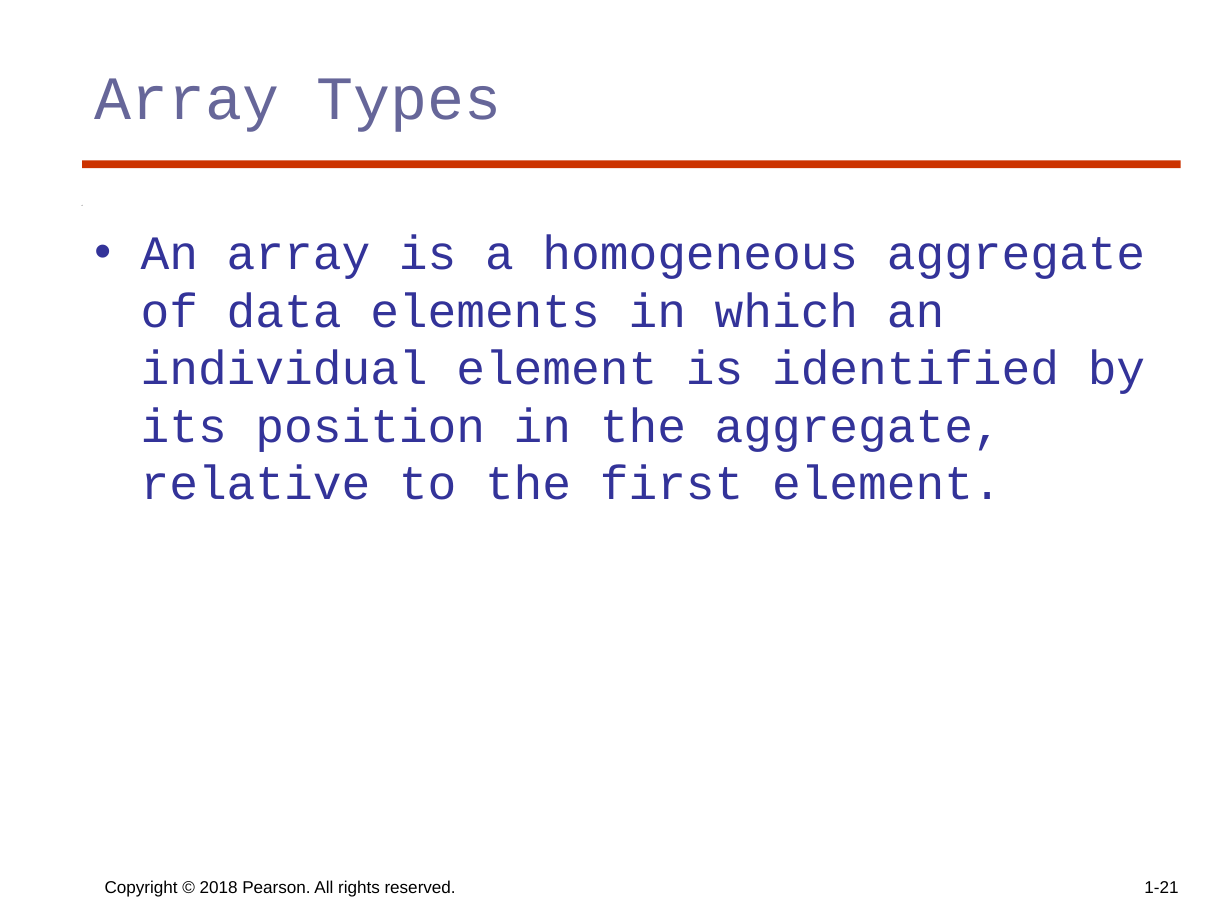
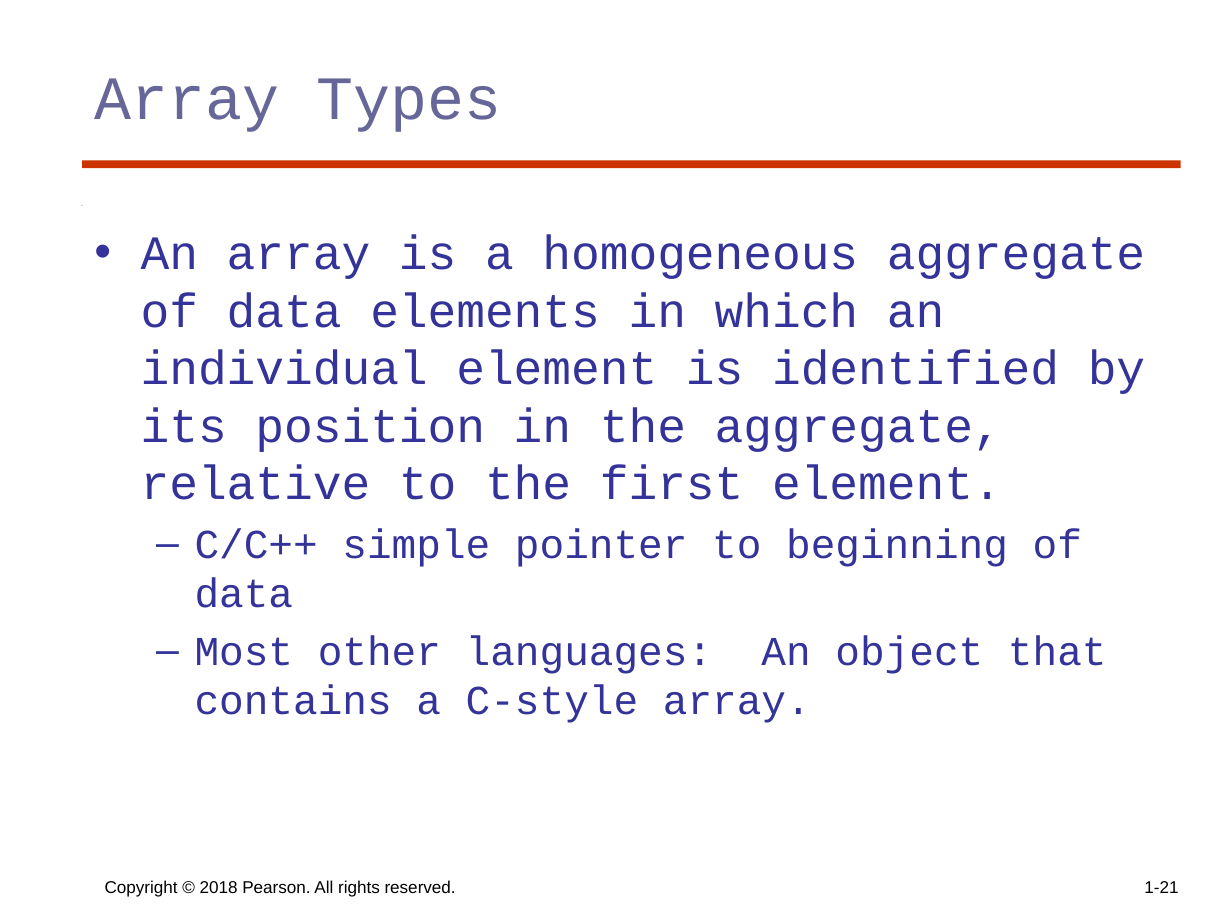
Before and after one commit to KurmasGVSU/KurmasGVSU.github.io, a slide deck: slide 21 of Teaching/Courses/W23/CIS343/LectureNotes/cis343_ch6.pptx. Drawn at 1232x924 pixels with LibreOffice and Linux fonts; fonts in the diff are those of the drawing. Boxes give left, top, right and bottom in pixels: in the first picture for what was removed or moved away, otherwise in the second. Text is boxed around its words. In the diff, an @@ line names an element or a change of style, - is before the commit and + after.

```diff
--- a/Teaching/Courses/W23/CIS343/LectureNotes/cis343_ch6.pptx
+++ b/Teaching/Courses/W23/CIS343/LectureNotes/cis343_ch6.pptx
@@ text at (195, 528, 1107, 723): paragraphs added @@
+  – C/C++ simple pointer to beginning of data
+  – Most other languages: An object that contains a C-style array.
```
Also in this commit, not shown: 50 other slides changed, 4 other files.
